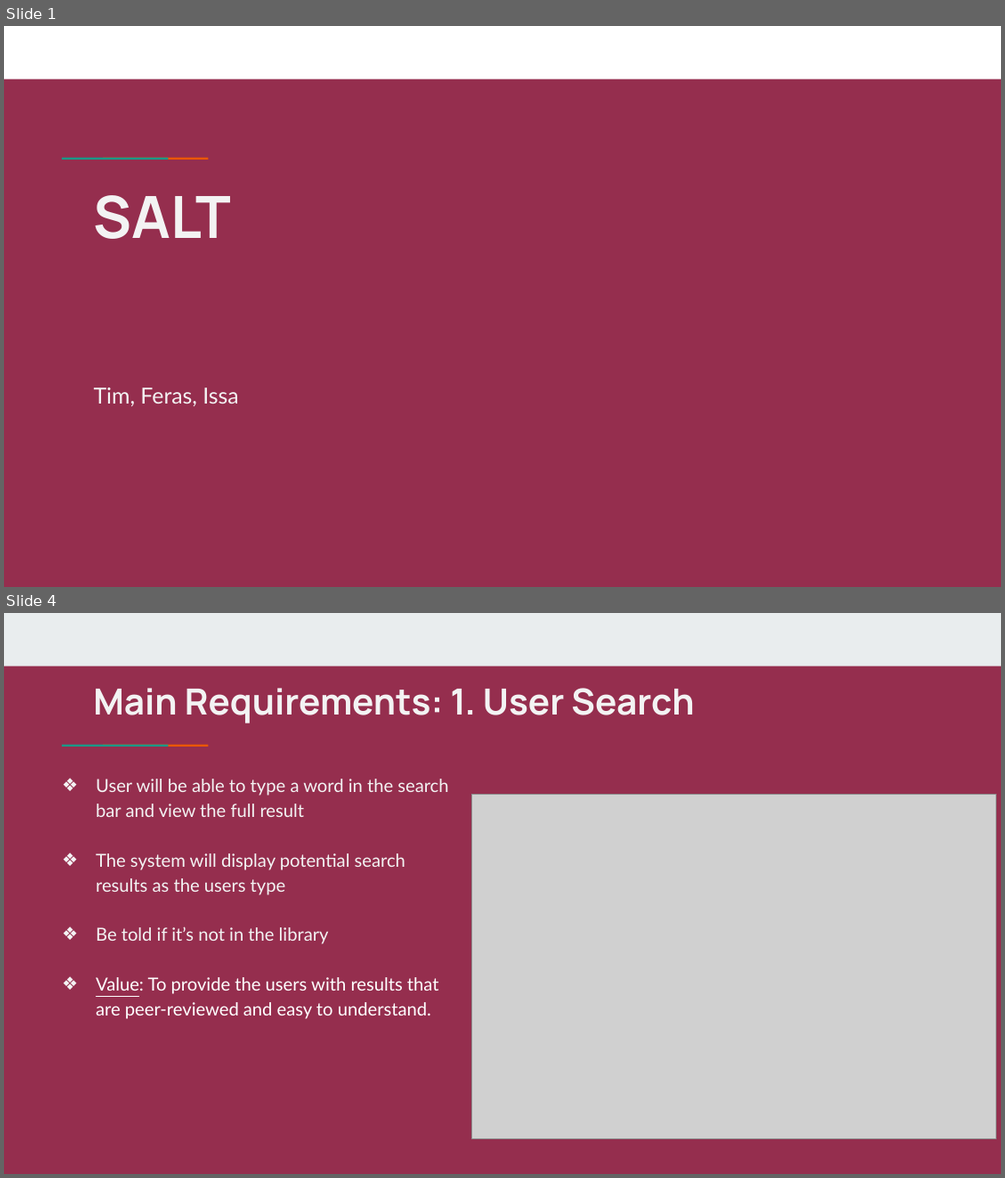
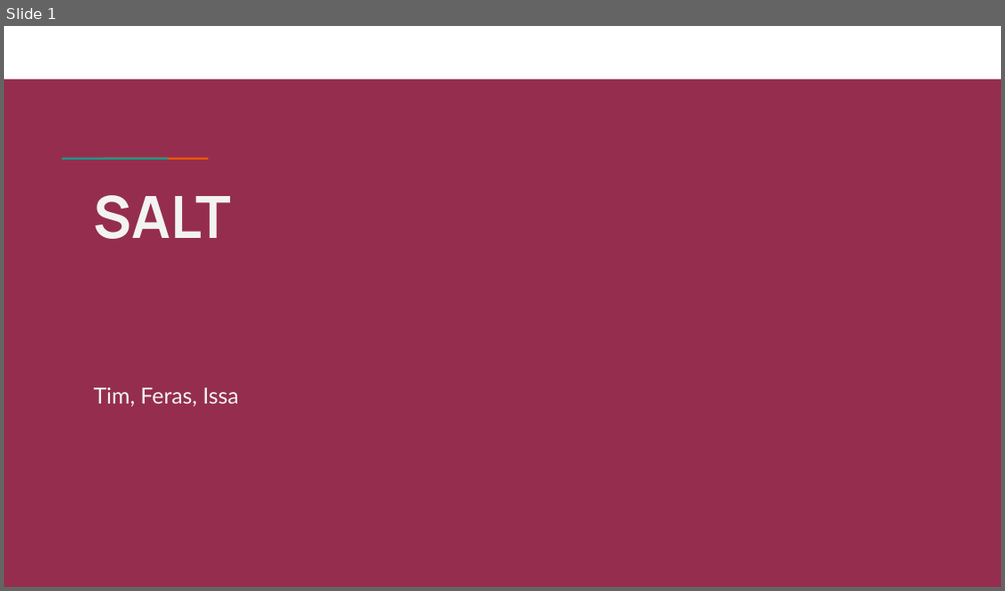
Before and after one commit to ttufford/publicphp3, a slide deck: User_Instructions.pptx. Shown one above the other, each under a label of ours: slides 1 and 4 before the commit, slide 1 after it; the slides between them are not shown. The pictures are 1005x1178 and 1005x591 pixels, drawn with LibreOffice and Linux fonts; fonts in the diff are those of the drawing; grey boxes stand for pictures. Boxes give left, top, right and bottom in pixels: in the first picture for what was removed or moved away, otherwise in the second. Text is boxed around its words. In the diff, an @@ line names an element or a change of style, - is before the commit and + after.

```diff
--- a/User_Instructions.pptx
+++ b/User_Instructions.pptx
@@ slide 4 removed at <box>4,613,1001,1174</box>, background #8C1D40 at 92% opacity; not listed: 2 template elements that a slide beside it also shows @@
@@ rectangle removed at <box>4,613,1001,666</box> @@
@@ title removed at <box>93,688,694,723</box> @@
-Main Requirements: 1. User Search
@@ text removed at <box>96,779,448,1019</box> @@
-❖ User will be able to type a word in the search bar and view the full result
-❖ The system will display potential search results as the users type
-❖ Be told if it’s not in the library
-❖ Value: To provide the users with results that are peer-reviewed and easy to understand.
@@ picture removed at <box>471,795,995,1139</box> @@
```
Also in this commit, not shown: 1 slide added, 19 other slides removed, 11 other files.
